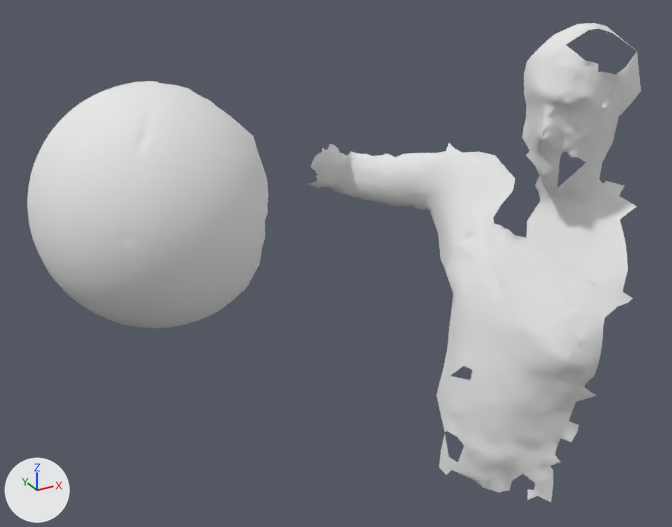
The OBJ model res/tangential2/LargeSphere_tangential_02.000035.obj as it was, and as the next commit left it.
Rendered twice from a 50 mm lens placed at (-9.0, -909.0, 430.0), pointed at (626.0, 247.0, -148.0). The lights are fixed; the arrows at lower left show +X, +Y and +Z. Where no turn or scale is listed for an object, it has been applied to the vertices.

Names of what the first picture shows: 'LargeSphere_tangential_02.000035'.
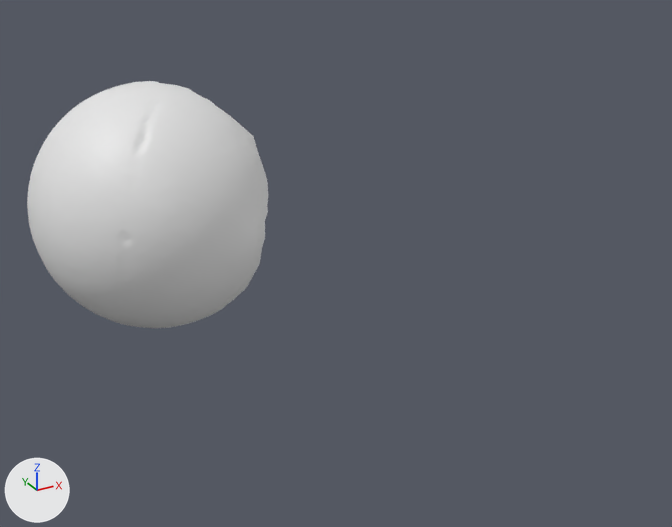
Boxes [x1, y1, x2, y2] around the edits, measured in the pictures (672 x 527 px):
```json
{"object": "LargeSphere_tangential_02.000035", "change": "reshaped", "before": [27, 23, 641, 502], "after": [27, 81, 268, 328], "on screen": "61% narrower, 48% shorter"}
{"part": 1, "of": "me_largesphere_tangential_02_000035", "change": "deleted", "before": [307, 23, 641, 502]}
```

Scene script edits in JSON lines:
```json
{"block": "me_largesphere_tangential_02_000035", "where": "me_largesphere_tangential_02_000035.from_pydata(...)  # 8548 vertices, 16833 faces; spans x 165.0..1040.0, y -35.0..535.0, z -551.0..215.0"}
{"block": "me_largesphere_tangential_02_000035", "where": "# used by ob_largesphere_tangential_02_000035; location = (0.0, 0.0, 0.0)"}
{"op": "remove", "block": "me_largesphere_tangential_02_000035", "code": "me_largesphere_tangential_02_000035.materials.append(mat_largesphere_tangential_02_000035)  # white #e7e7e7"}
{"block": "me_largesphere_tangential_02_000035", "change": "me_largesphere_tangential_02_000035 part 1: the loose piece of 3436 vertices spanning x 701.0..1040.0, y -35.0..535.0, z -551.0..215.0 is deleted"}
```
